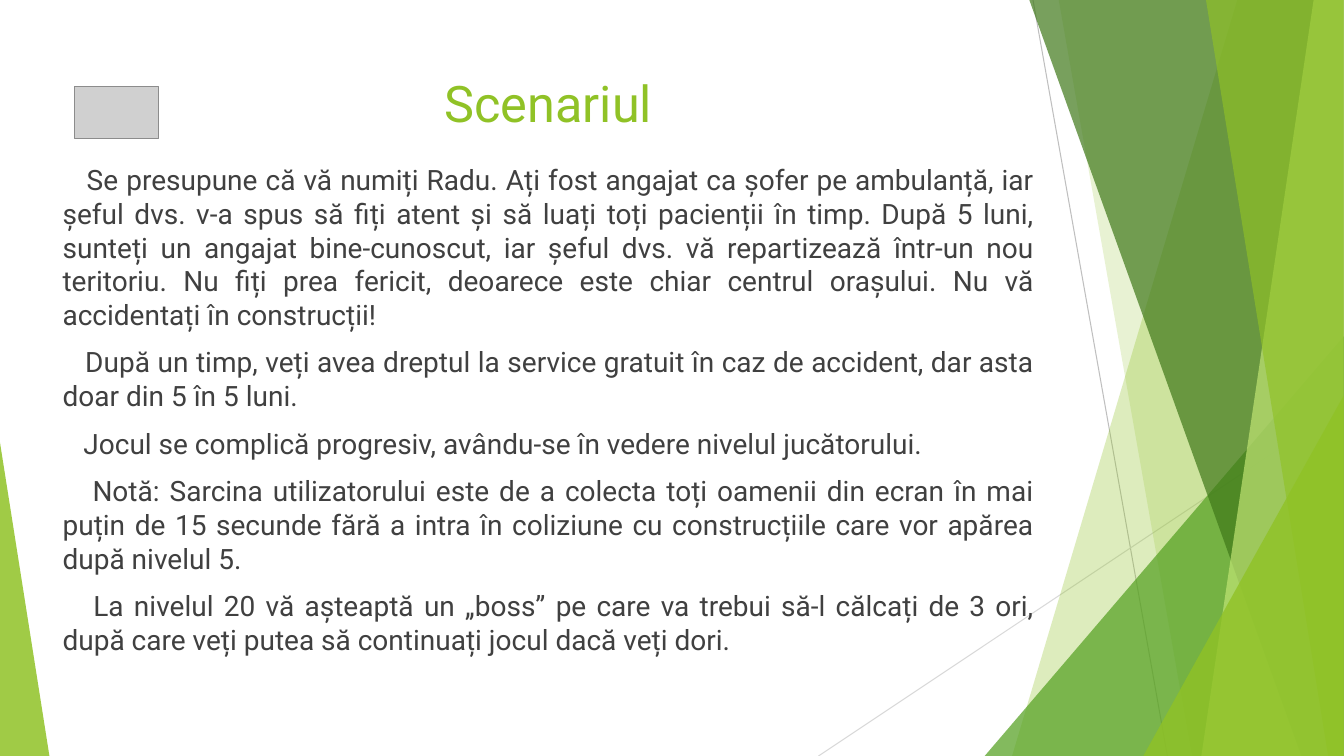
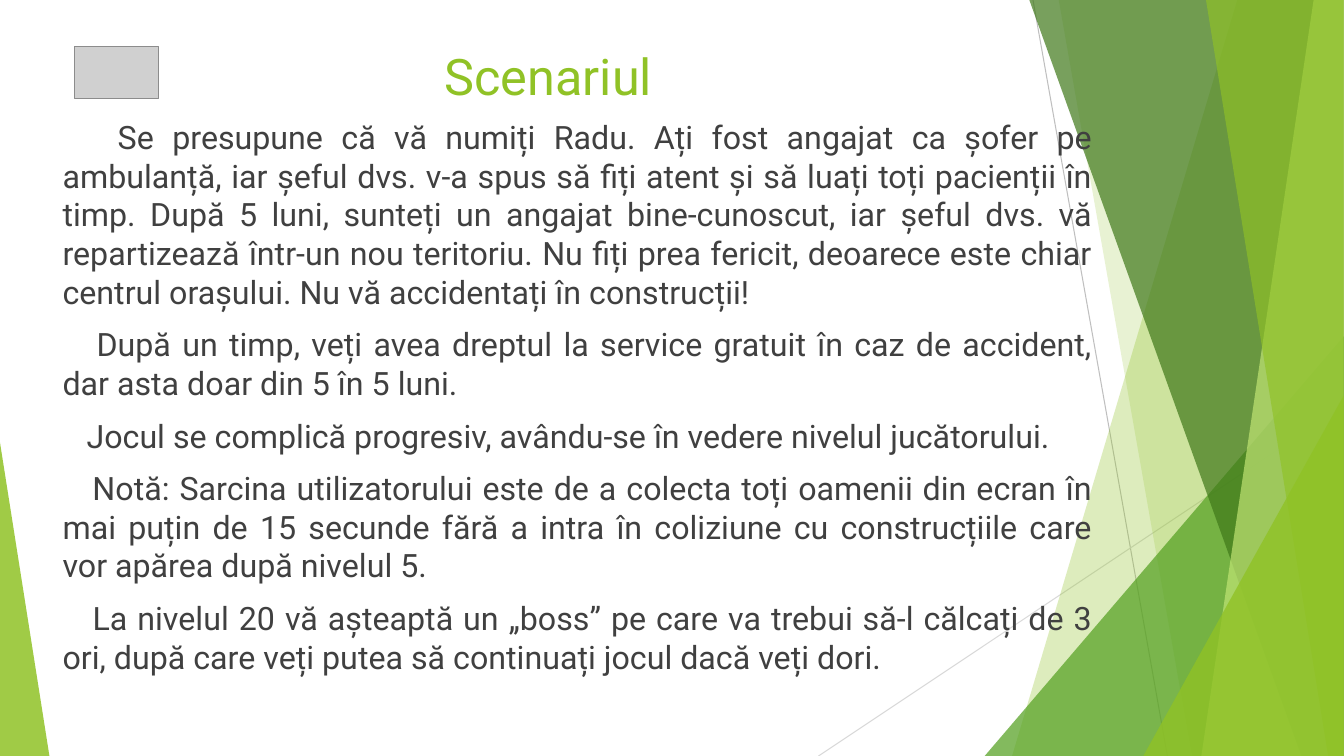
Before and after one commit to minealex2244/Fasty, a slide deck: slide 2 of Fasty.pptx. Drawn at 1344x756 pixels with LibreOffice and Linux fonts; fonts in the diff are those of the drawing; grey boxes stand for pictures. Boxes give left, top, right and bottom in pixels: in the first picture for what was removed or moved away, otherwise in the second. Text is boxed around its words. In the diff, an @@ line names an element or a change of style, - is before the commit and + after.

```diff
--- a/Fasty.pptx
+++ b/Fasty.pptx
@@ title "Scenariul": place and size @@
-title "Scenariul" at <box>445,84,652,123</box>
+title "Scenariul" at <box>445,57,652,96</box>
@@ picture: place and size @@
-picture at <box>75,87,158,139</box>
+picture at <box>75,46,158,99</box>
@@ text "Se presupune că vă numiți ...": place and size @@
-text "Se presupune că vă numiți ..." at <box>63,168,1034,657</box>
+text "Se presupune că vă numiți ..." at <box>63,120,1092,676</box>
@@ text "Se presupune că vă numiți ..." at <box>63,120,1092,676</box>: size 20 to 23 pt @@
```
Also in this commit, not shown: 7 other slides changed.
